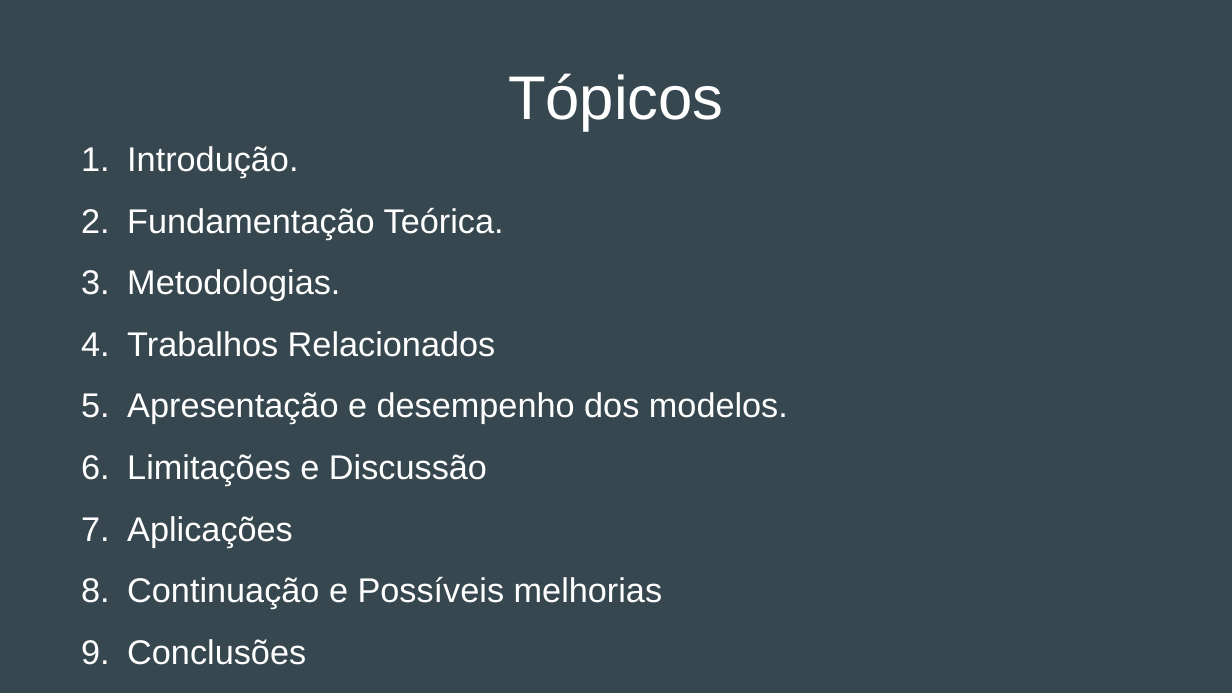
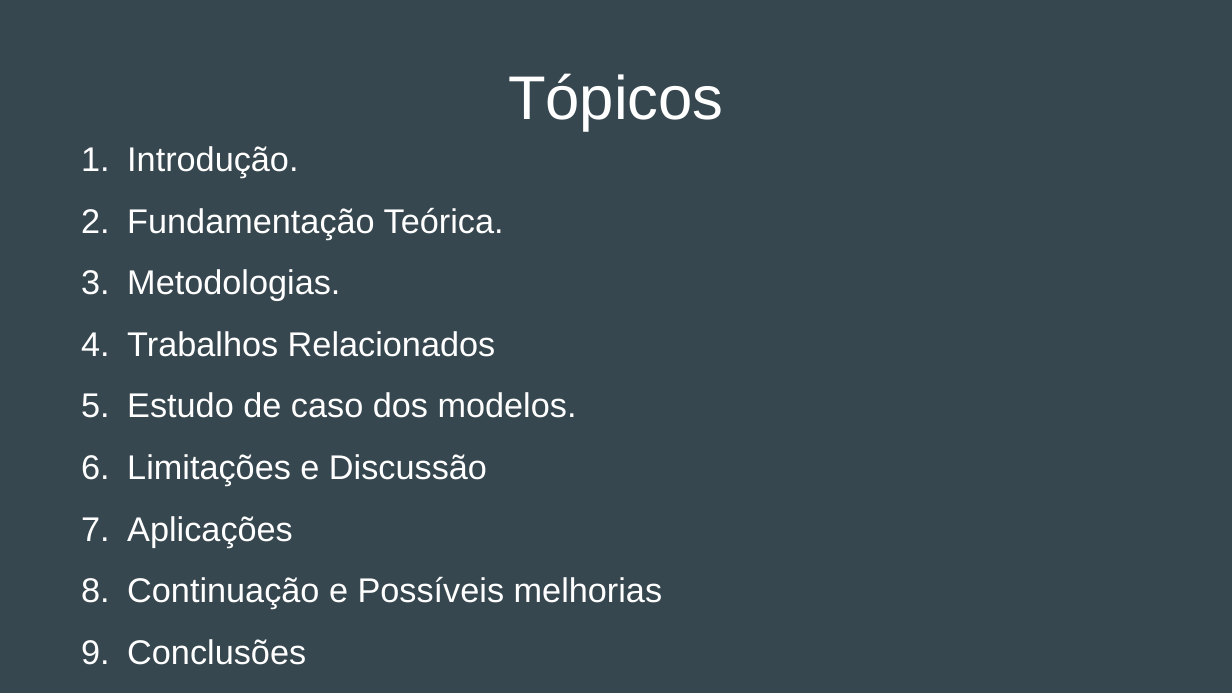
Before and after one commit to Dom-Juan/TCC-3, a slide deck: slide 3 of Apresentação do TCC 3 - Final.pptx. Drawn at 1232x693 pixels with LibreOffice and Linux fonts; fonts in the diff are those of the drawing. Boxes give left, top, right and bottom in pixels: in the first picture for what was removed or moved away, otherwise in the second. Text is boxed around its words. In the diff, an @@ line names an element or a change of style, - is before the commit and + after.

```diff
--- a/Apresentação do TCC 3 - Final.pptx
+++ b/Apresentação do TCC 3 - Final.pptx
@@ text at bbox=[127, 392, 577, 418]: text changed @@
-5. Apresentação e desempenho dos modelos.
+5. Estudo de caso dos modelos.
```
Also in this commit, not shown: 2 other slides changed, 10 slides added, 4 slides removed, 2 other files.
